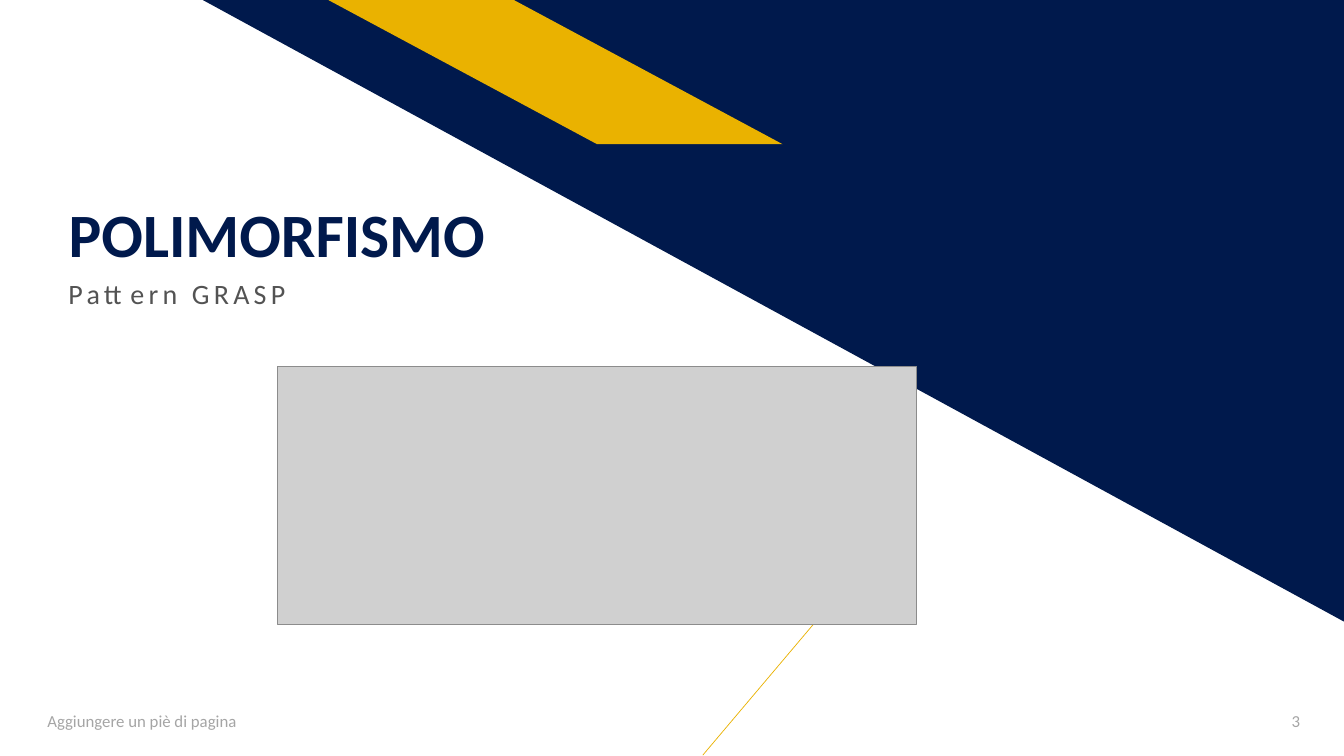
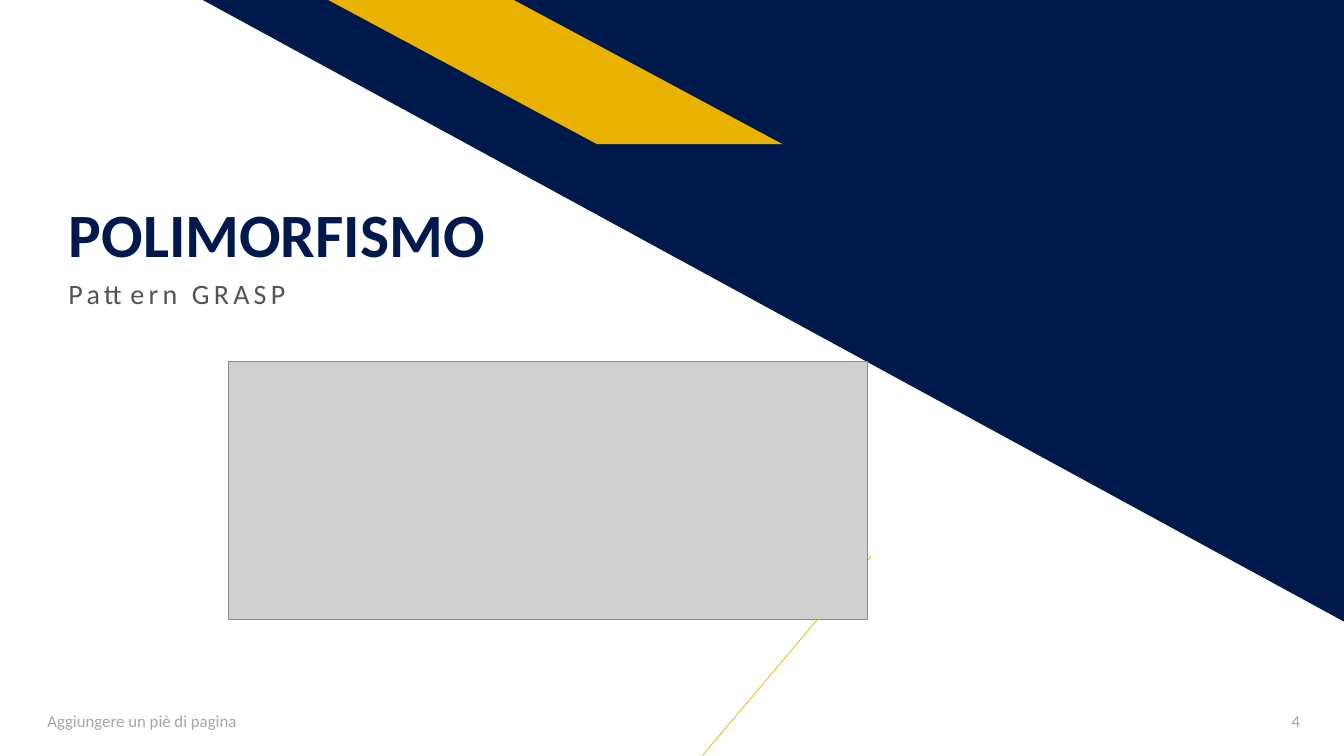
Before and after one commit to salvalai-matteo/EventBookDocumentation, a slide deck: slide 4 of Progetto Ingegneria SW.pptx (slide 3 before the commit). Drawn at 1344x756 pixels with LibreOffice and Linux fonts; fonts in the diff are those of the drawing; grey boxes stand for pictures. Boxes give left, top, right and bottom in pixels: in the first picture for what was removed or moved away, otherwise in the second. Text is boxed around its words. In the diff, an @@ line names an element or a change of style, - is before the commit and + after.

```diff
--- a/Progetto Ingegneria SW.pptx
+++ b/Progetto Ingegneria SW.pptx
@@ picture: place and size @@
-picture at (278, 367, 918, 625)
+picture at (229, 362, 868, 620)
@@ page number at (1292, 716, 1300, 727): text changed @@
-3
+4
```
Also in this commit, not shown: 8 slides added, 1 slide removed.
